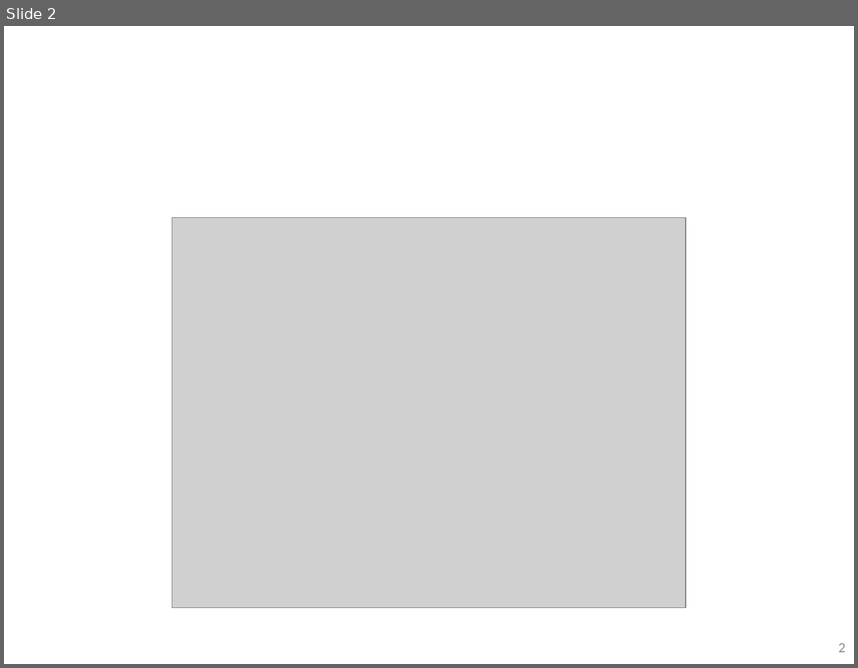
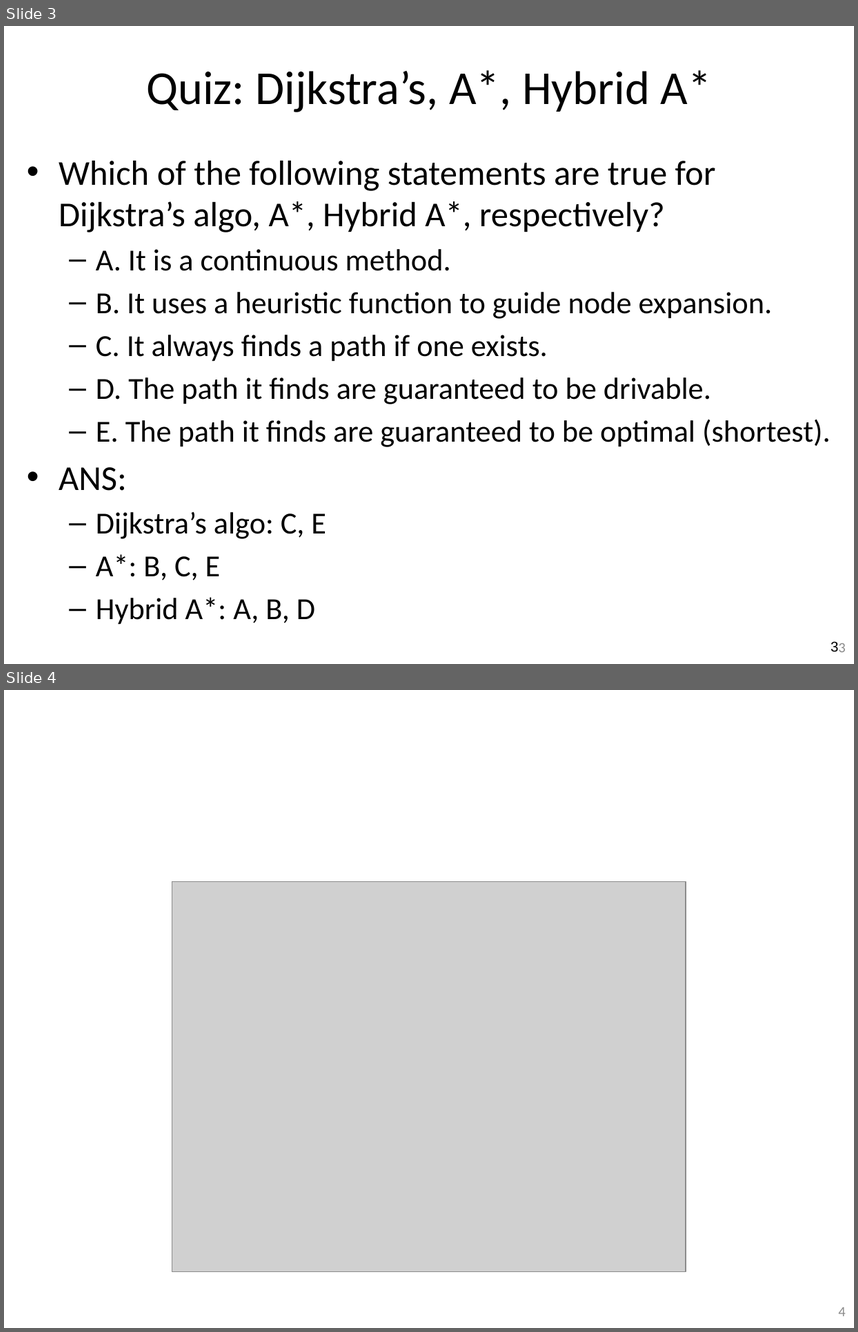
Before and after one commit to guzonghua/saav, a slide deck: PPTs/bak/UMU SDC TODO.pptx. Shown one above the other, each under a label of ours: slide 2 before the commit, slides 3 and 4 after it. The pictures are 858x668 and 858x1332 pixels, drawn with LibreOffice and Linux fonts; fonts in the diff are those of the drawing; grey boxes stand for pictures. Boxes give left, top, right and bottom in pixels: in the first picture for what was removed or moved away, otherwise in the second. Text is boxed around its words. In the diff, an @@ line names an element or a change of style, - is before the commit and + after.

```diff
--- a/PPTs/bak/UMU SDC TODO.pptx
+++ b/PPTs/bak/UMU SDC TODO.pptx
@@ slide 3 added at (4, 26, 854, 664), background #FFFFFF; not listed: 1 template element that a slide beside it also shows @@
@@ title added at (146, 70, 712, 112), 40 pt, text #000000 @@
+Quiz: Dijkstra’s, A*, Hybrid A*
@@ text added at (59, 161, 831, 624), 25.9 pt, text #000000 @@
+• Which of the following statements are true for Dijkstra’s algo, A*, Hybrid A*, respectively?
+  – A. It is a continuous method.
+  – B. It uses a heuristic function to guide node expansion.
+  – C. It always finds a path if one exists.
+  – D. The path it finds are guaranteed to be drivable.
+  – E. The path it finds are guaranteed to be optimal (shortest).
+• ANS:
+  – Dijkstra’s algo: C, E
+  – A*: B, C, E
+  – Hybrid A*: A, B, D
@@ page number added at (831, 641, 838, 652), 12 pt, text #000000 @@
+3
@@ what was slide 2 is now slide 4 @@
@@ page number at (838, 1307, 845, 1316): text changed @@
-2
+4
```
Also in this commit, not shown: 2 slides changed, 2 other slides added, 10 other files.
